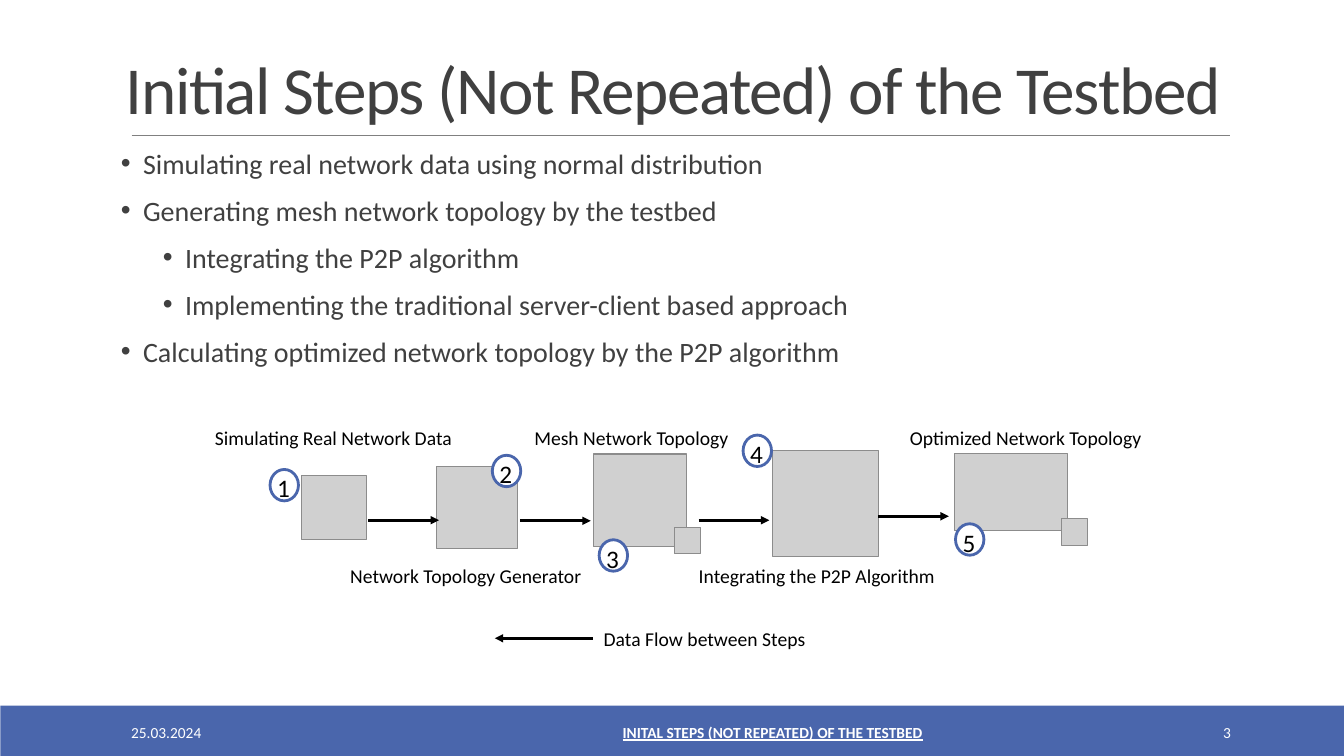
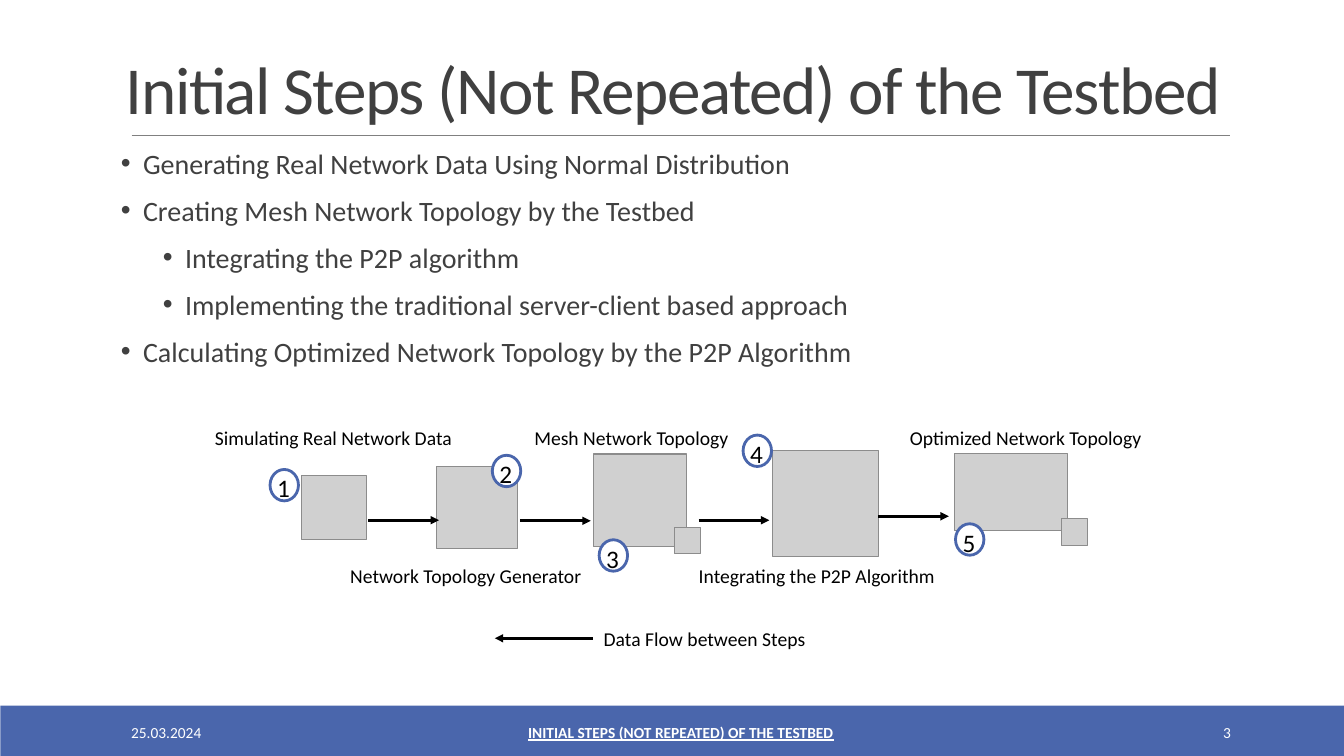
Before and after one commit to oezcankaraca/abschlussvortrag, a slide deck: slide 3 of Abschlussvortrag.pptx. Drawn at 1344x756 pixels with LibreOffice and Linux fonts; fonts in the diff are those of the drawing; grey boxes stand for pictures. Boxes give left, top, right and bottom in pixels: in the first picture for what was removed or moved away, otherwise in the second. Text is boxed around its words. In the diff, an @@ line names an element or a change of style, - is before the commit and + after.

```diff
--- a/Abschlussvortrag.pptx
+++ b/Abschlussvortrag.pptx
@@ text at (x1=143, y1=154, x2=789, y2=226): text changed @@
-• Simulating real network data using normal distribution
-• Generating mesh network topology by the testbed
+• Generating Real Network Data Using Normal Distribution
+• Creating Mesh Network Topology by the Testbed
@@ text at (x1=143, y1=342, x2=851, y2=367): text changed @@
-• Calculating optimized network topology by the P2P algorithm
+• Calculating Optimized Network Topology by the P2P Algorithm
@@ text at (x1=528, y1=727, x2=833, y2=741): text changed @@
-INITAL STEPS (NOT REPEATED) OF THE TESTBED
+INITIAL STEPS (NOT REPEATED) OF THE TESTBED
```
Also in this commit, not shown: 14 other slides changed, 2 other files.
